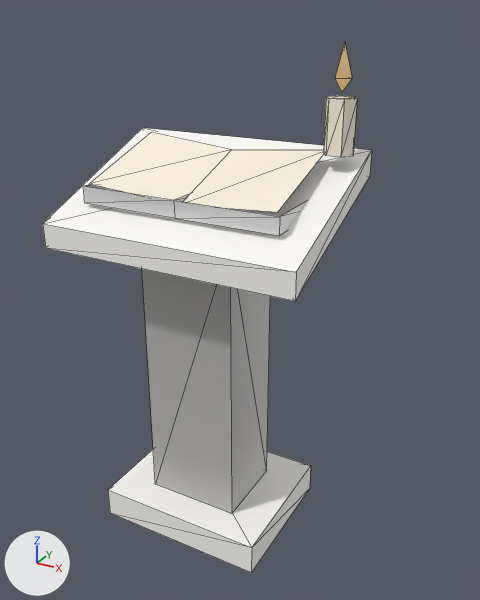
Renders of the glTF model assets/models/crypt/kit_lore.glb from each side of a commit.
Before and after are seen from a camera (50 mm lens) standing at (0.791, -1.276, 1.275) and looking at (0.085, 0.007, 0.634). Lighting does not change. The marker at lower left points along +X, +Y and +Z. The picture after the commit comes second. Mesh edges are drawn as thin lines. Vertices at exactly the same position are counted once.

Names of what the first picture shows: 'kit_lore'.
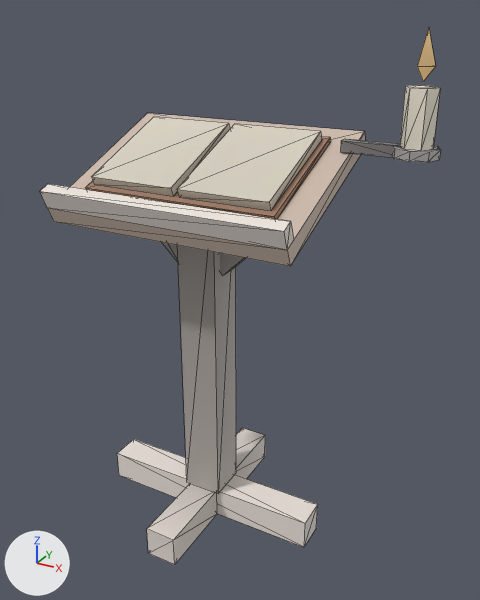
Location of each change, (x1, y1, x2, y2) in pixels of the pictures (480 x 600 px; the box of a moved part takes in the faces that stretch with it):
'kit_lore', reshaped (22% wider): before (43, 43, 372, 572); after (40, 28, 441, 565)
part 1 of me_kit_lore, added: after (117, 439, 318, 547)
part 2 of me_kit_lore, added: after (235, 428, 265, 479)
part 3 of me_kit_lore, added: after (147, 483, 217, 565)
part 4 of me_kit_lore, added: after (178, 245, 236, 493)
part 5 of me_kit_lore, moved or reshaped: before (323, 96, 357, 157); after (400, 85, 440, 151)
part 6 of me_kit_lore, added: after (341, 139, 401, 157)
part 7 of me_kit_lore, added: after (393, 146, 441, 162)
part 8 of me_kit_lore, moved or reshaped: before (335, 43, 352, 92); after (417, 28, 435, 82)
part 9 of me_kit_lore, rebuilt (11% shorter): before (43, 128, 372, 301); after (40, 113, 365, 266)
part 10 of me_kit_lore, rebuilt: before (90, 132, 324, 212); after (86, 128, 331, 219)
part 11 of me_kit_lore, deleted: before (108, 449, 311, 572)
part 12 of me_kit_lore, reshaped: before (83, 184, 306, 514); after (91, 117, 321, 275)

Patch to the scene script:
```diff
--- a/assets/models/crypt/kit_lore.glb.py
+++ b/assets/models/crypt/kit_lore.glb.py
@@ mat_layer_leather @@
+mat_layer_leather = bpy.data.materials.new('layer_leather')
+# nodes: BsdfPrincipled, Mix, OutputMaterial, VertexColor
+# colours: beige #cea286, mixed with the vertex colours
@@ mat_layer_timber @@
+mat_layer_timber = bpy.data.materials.new('layer_timber')
+# nodes: BsdfPrincipled, Mix, OutputMaterial, VertexColor
+# colours: white #ede5dd, mixed with the vertex colours
@@ mat_layer_iron @@
+mat_layer_iron = bpy.data.materials.new('layer_iron')
+# nodes: BsdfPrincipled, Mix, OutputMaterial, VertexColor
+# colours: grey #b3afad, mixed with the vertex colours
@@ mat_layer_planks @@
+mat_layer_planks = bpy.data.materials.new('layer_planks')
+# nodes: BsdfPrincipled, Mix, OutputMaterial, VertexColor
+# colours: beige #cebcad, mixed with the vertex colours
@@ me_kit_lore @@
 # used by ob_kit_lore; location = (0.0, 0.0, 0.0)
-me_kit_lore.from_pydata(...)  # 59 vertices, 70 faces; spans x -0.32..0.32, y -0.2..0.2, z 0.0..1.212
-me_kit_lore.materials.append(mat_layer_crypt_wall_dressed)
+me_kit_lore.from_pydata(...)  # 127 vertices, 194 faces; spans x -0.3..0.49, y -0.25..0.25, z 0.0..1.242
+# me_kit_lore part 1: a new loose piece, a box spanning x -0.3..0.3, y -0.04..0.04, z 0.0..0.08, in mat_layer_timber
+# me_kit_lore part 2: a new loose piece, a box spanning x -0.04..0.04, y 0.04..0.25, z 0.0..0.08, in mat_layer_timber
+# me_kit_lore part 3: a new loose piece, a box spanning x -0.04..0.04, y -0.25..-0.04, z 0.0..0.08, in mat_layer_timber
+# me_kit_lore part 4: a new loose piece, a box spanning x -0.05..0.05, y -0.05..0.05, z 0.08..0.9, in mat_layer_timber
+# me_kit_lore part 5: the loose piece of 12 vertices spanning x 0.235..0.305, y 0.09..0.15, z 0.98..1.1 is moved by (0.17, 0.0, 0.03)
+# me_kit_lore part 6: a new loose piece, a box spanning x 0.28..0.42, y 0.108..0.132, z 0.988..1.013, in mat_layer_iron
+# me_kit_lore part 7: a new loose piece, an 8-sided cylinder along z spanning x 0.39..0.49, y 0.07..0.17, z 0.99..1.01, in mat_layer_iron
+# me_kit_lore part 8: the loose piece of 5 vertices spanning x 0.26..0.291, y 0.102..0.138, z 1.11..1.212 is moved by (0.17, 0.0, 0.03)
+# me_kit_lore part 9: the loose piece of 8 vertices spanning x -0.32..0.32, y -0.2..0.2, z 0.76..0.98 is rebuilt with 14 vertices and now spans x -0.3..0.3, y -0.217..0.215, z 0.823..1.02
+# me_kit_lore part 10: the loose piece of 6 vertices spanning x -0.24..0.24, y -0.12..0.13, z 0.885..0.985 is rebuilt with 8 vertices and now spans x -0.24..0.24, y -0.134..0.149, z 0.888..1.011, in mat_layer_leather
+# me_kit_lore part 11: the loose piece of 8 vertices spanning x -0.22..0.22, y -0.18..0.18, z 0.0..0.08 is deleted
+# me_kit_lore part 12
+# 20 vertices are removed from x -0.25..0.25, y -0.13..0.13, z 0.08..0.9
+# 22 faces are deleted
+# 16 vertices are added at x -0.237..0.237, y -0.129..0.13, z 0.702..1.025
+# 8 new vertices lie (0.217, 0.0, 0.0) away from vertices in x -0.225..0.008, y -0.129..0.13, z 0.905..1.025
+# 8 new vertices lie (0.0, 0.05, 0.0) away from vertices in x -0.237..0.237, y -0.025, z 0.702..0.913
+# 24 new faces join them, mat_layer_timber
+# 24 new faces join them, mat_layer_plaster_white_wax
 me_kit_lore.materials.append(mat_layer_plaster_white_wax)
-me_kit_lore.materials.append(mat_layer_door_b)
 me_kit_lore.materials.append(mat_fire_candle)
+me_kit_lore.materials.append(mat_layer_timber)
+me_kit_lore.materials.append(mat_layer_planks)
+me_kit_lore.materials.append(mat_layer_leather)
+me_kit_lore.materials.append(mat_layer_iron)
```
